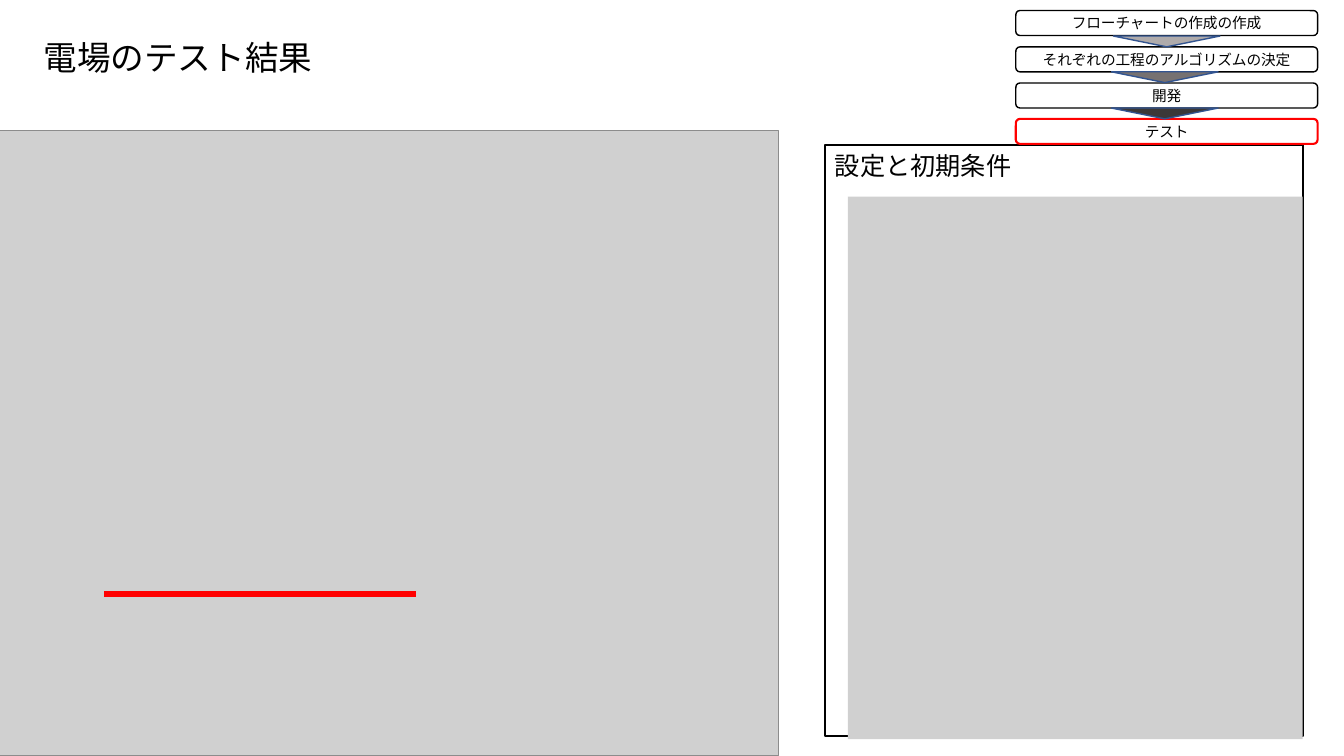
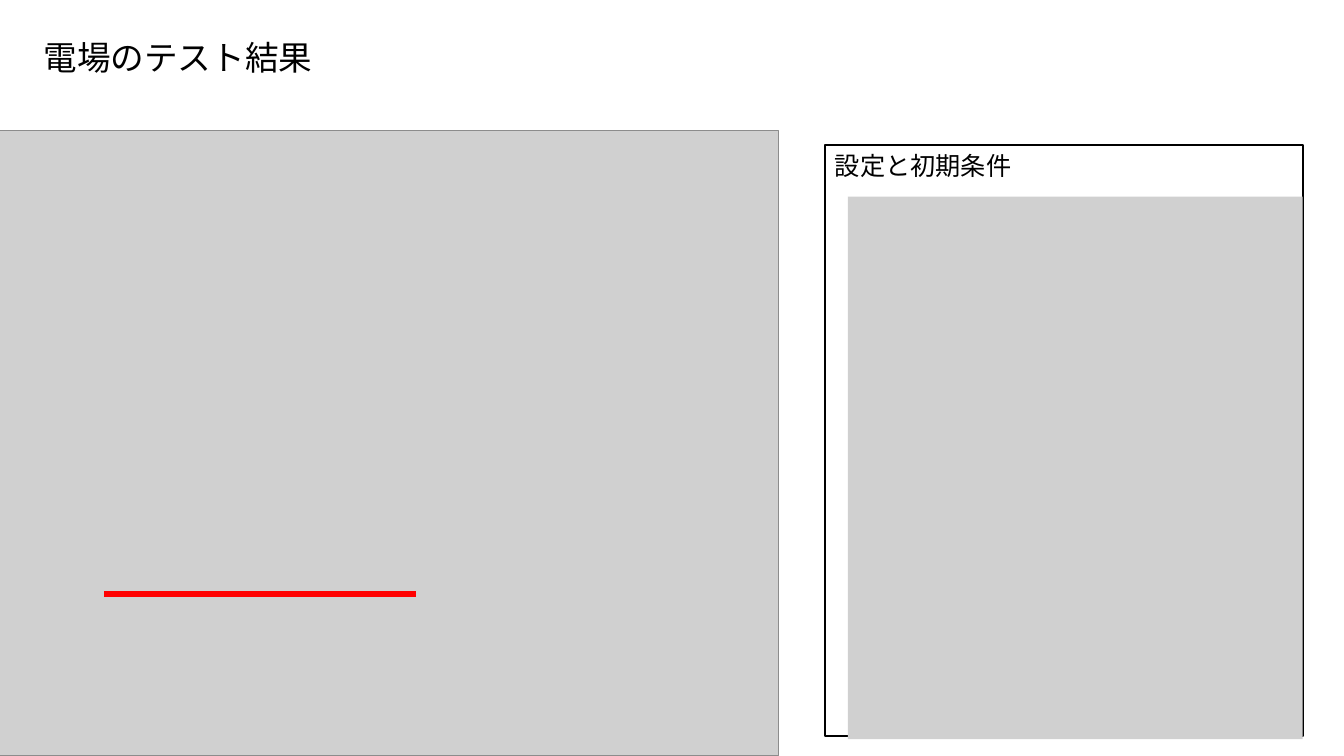
Before and after one commit to Takeuchi-yuya/Ksimulation, a slide deck: slide 18 of docs/中間発表.pptx (slide 11 before the commit). Drawn at 1344x756 pixels with LibreOffice and Linux fonts; fonts in the diff are those of the drawing; grey boxes stand for pictures. Boxes give left, top, right and bottom in pixels: in the first picture for what was removed or moved away, otherwise in the second. Text is boxed around its words. In the diff, an @@ line names an element or a change of style, - is before the commit and + after.

```diff
--- a/docs/中間発表.pptx
+++ b/docs/中間発表.pptx
@@ group removed at (1016,10,1318,144): 4 rounded rectangles, 3 down arrows @@
-フローチャートの作成の作成
-それぞれの工程のアルゴリズムの決定
-開発
-テスト
```
Also in this commit, not shown: 5 other slides changed, 1 slide added.
